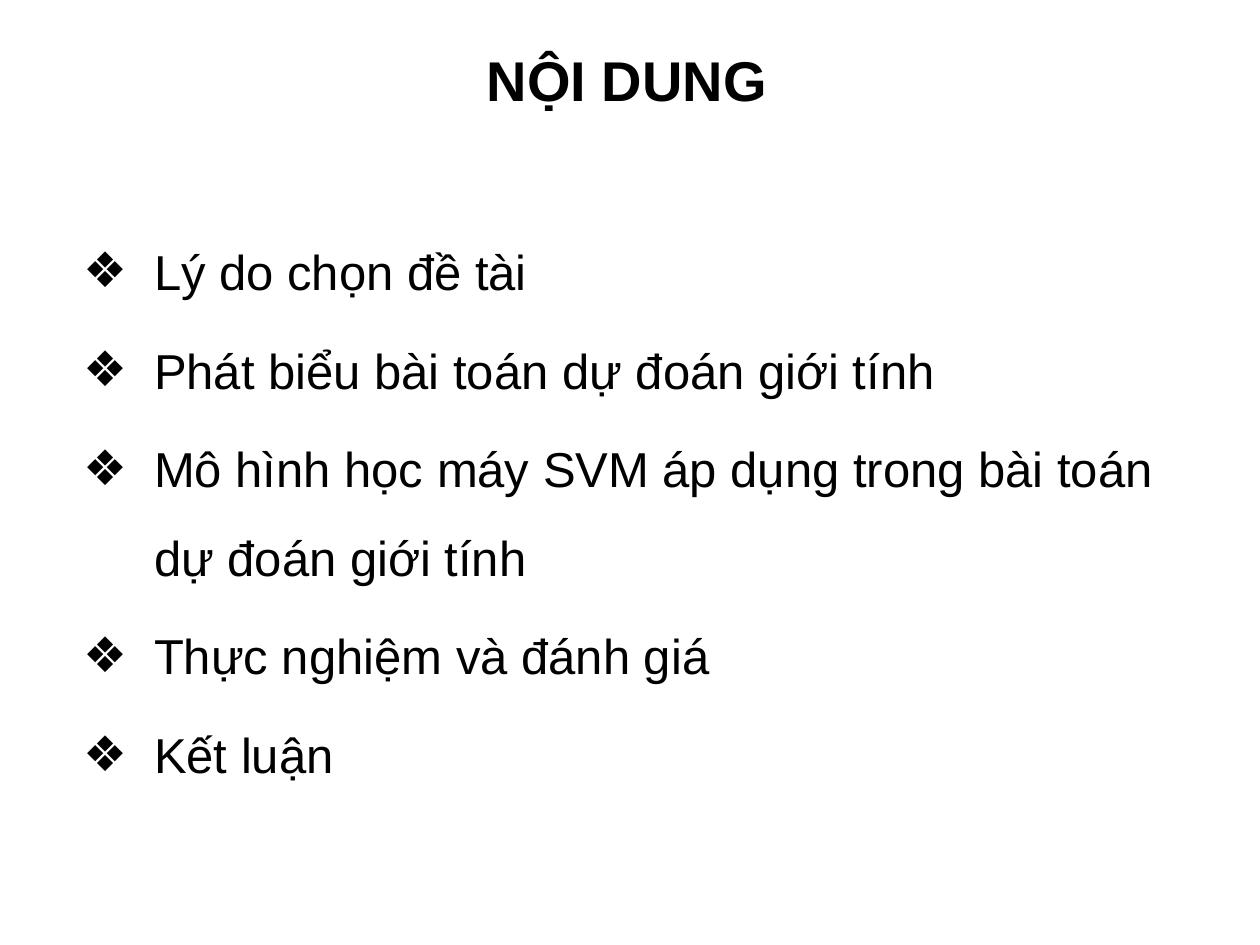
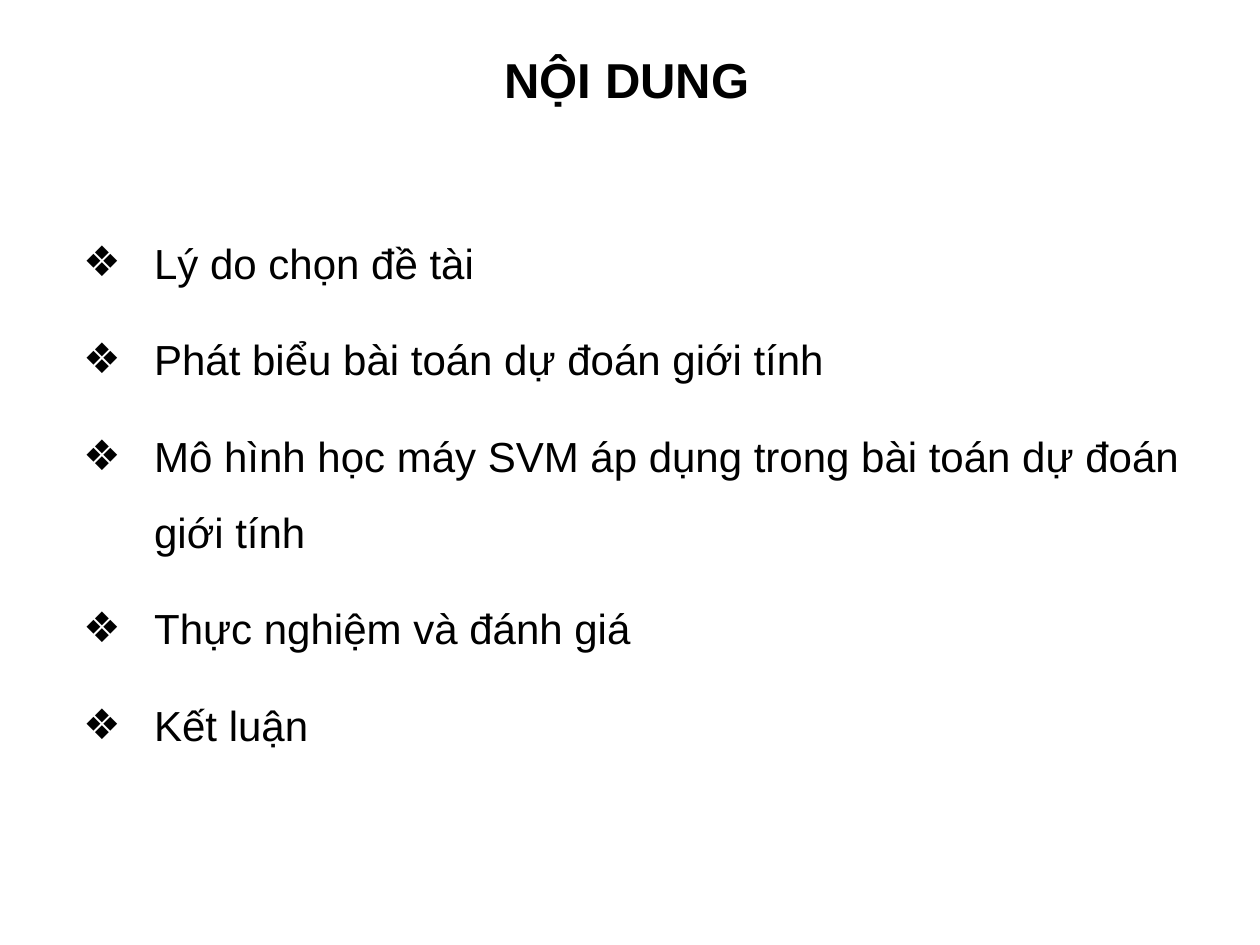
Before and after one commit to truonghaibg/thesis, a slide deck: slide 2 of tchai/Slide_LuanVan_TruongCongHai.ppt. Drawn at 1260x945 pixels with LibreOffice and Linux fonts; fonts in the diff are those of the drawing; background and template pictures are left out. Boxes give left, top, right and bottom in pixels: in the first picture for what was removed or moved away, otherwise in the second. Text is boxed around its words. In the diff, an @@ line names an element or a change of style, - is before the commit and + after.

```diff
--- a/tchai/Slide_LuanVan_TruongCongHai.ppt
+++ b/tchai/Slide_LuanVan_TruongCongHai.ppt
@@ title "NỘI DUNG" at [505,59,749,107]: size 32 to 28 pt @@
@@ text "Lý do chọn đề tài" at [154,246,1178,748]: size 28 to 24 pt; more space between paragraphs @@
```
Also in this commit, not shown: 14 other slides changed, 7 slides added, 5 slides removed.
